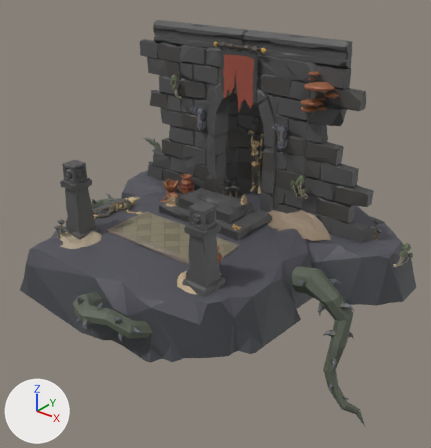
A saved change to the glTF model public/models/lootBoxScene.glb.
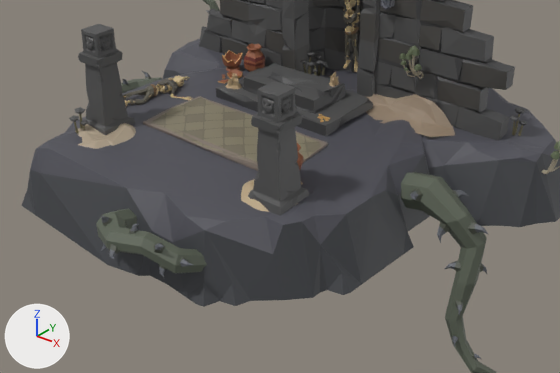
There are two pictures of each version: one whole from a 50 mm camera at (10.77, -15.63, 9.77) aimed at (0.27, -2.51, 1.64), one close up on the part from 1% to 94% of the width and 32% to 92% of the height. Arrows for +X, +Y and +Z are at lower left; the lights stay in place. Vertices at the same position are counted once.

The older version as bpy lines, for what is in view:
```python
me_mesh_938 = bpy.data.meshes.new('Mesh.938')
me_mesh_938.from_pydata(...)  # 10998 vertices, 20493 faces; spans x -5.88..5.87, y -8.04..2.8, z -3.51..7.16
# faces by material slot: [19733, 108, 652]
me_mesh_938.materials.append(mat_d3)  # picture img_dungeons_texture_03
me_mesh_938.materials.append(mat_d4)  # picture img_dungeons_texture_04
me_mesh_938.materials.append(mat_d1)  # picture img_dungeons_texture_01
ob_scene = bpy.data.objects.new('Scene', me_mesh_938)
ob_scene.location = (0.0, 0.0, 0.0)
```
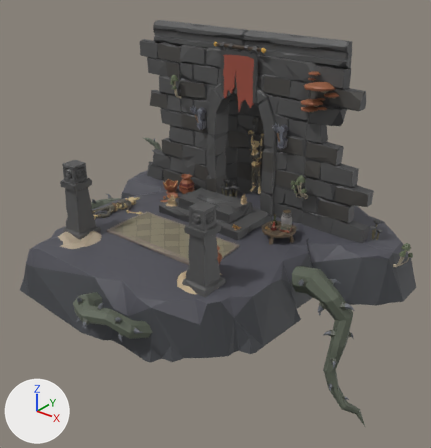
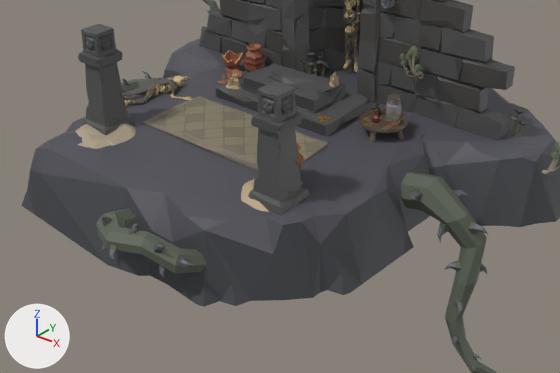
The newer file is also turned or shifted as a whole; pictures and numbers use the older file's frame.

What the commit changed:
Material 'D1 Shiny' (mat_d1_shiny) is new.
Its texture is img_dungeons_texture_01.
Its metallic is 0.75.
Its roughness is 0.35.
me_mesh_938 is used by ob_scene; location (0.0, 0.0, 0.0).
me_mesh_938 had 10998 vertices, 20493 faces and spanned x -5.88..5.87, y -8.04..2.8, z -3.51..7.16.
me_mesh_938 now has 11797 vertices, 22012 faces and spans x -5.88..5.87, y -8.04..2.8, z -3.51..7.16.
me_mesh_938 part 1: the loose piece of 21 vertices spanning x -3.06..-2.88, y -6.13..-5.93, z 1.78..1.9 is moved by (0.15, 5.63, -0.13).
me_mesh_938 part 2: the loose piece of 26 vertices spanning x -3.05..-2.84, y -5.98..-5.77, z 1.92..2.05 is moved by (0.15, 5.63, -0.13).
me_mesh_938 part 3: 59 vertices removed from x 0.37..3.45, y -1.39..-0.45, z 1.46..1.97; 822 vertices added at x 1.66..2.7, y -2.36..-1.32, z 1.48..2.3.
me_mesh_938 now uses material mat_d1_shiny (picture img_dungeons_texture_01).

What differs and where, as boxes (x1, y1, x2, y2) in the close-ups (560 x 373 px; the box of a moved part takes in the faces that stretch with it):
part 1 of me_mesh_938, moved or reshaped (not visible afterwards): before (69, 115, 79, 122)
part 2 of me_mesh_938, moved or reshaped (not visible afterwards): before (75, 107, 85, 114)
part 3 of me_mesh_938, built on: before (366, 94, 455, 137); after (359, 94, 407, 142)
